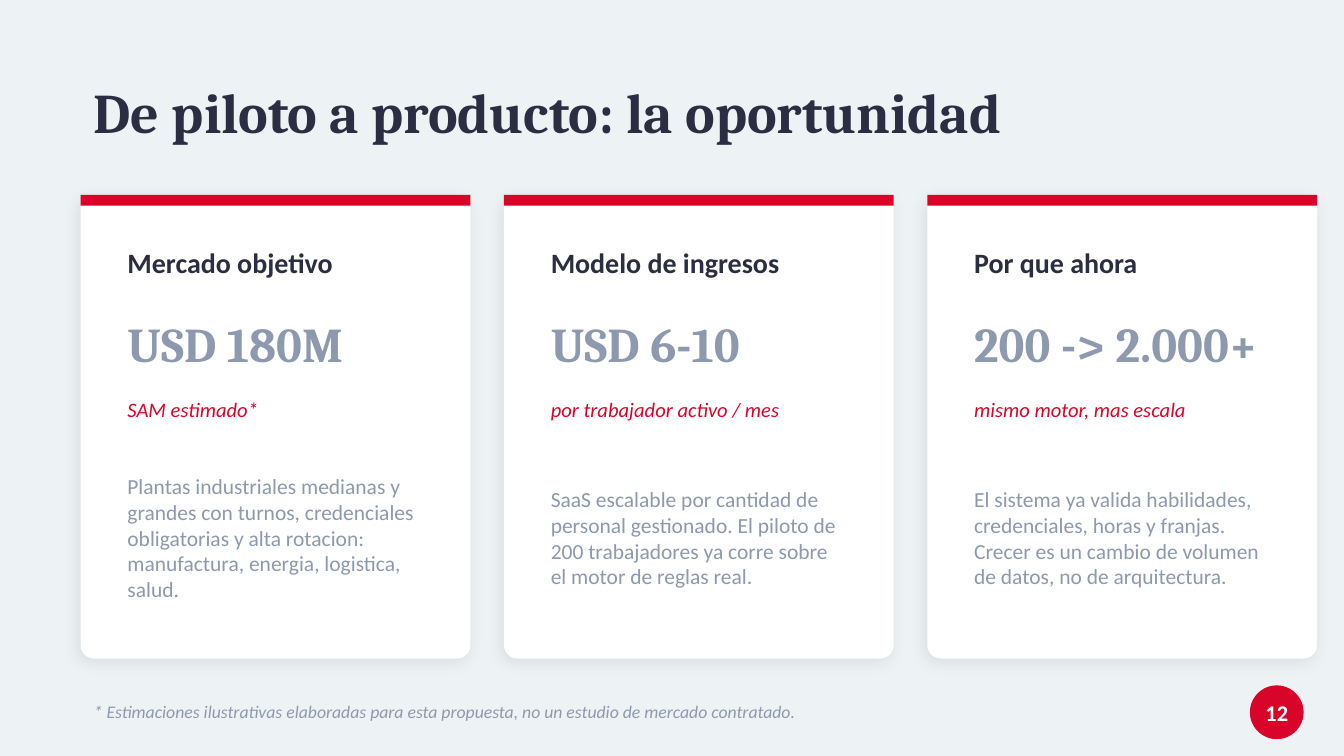
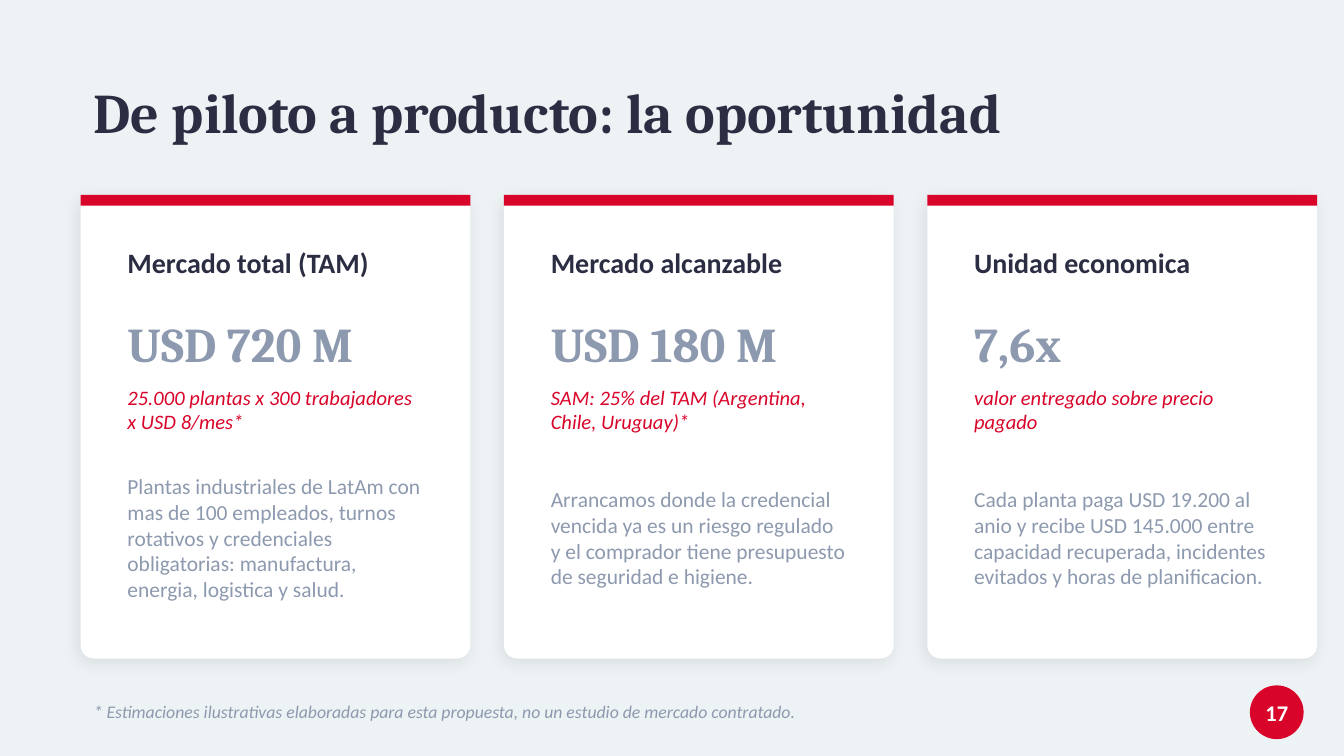
Before and after one commit to tomassalina/tp-gestion-capacidades-inteligente, a slide deck: slide 17 of analisis/presentacion_defensa.pptx (slide 12 before the commit). Drawn at 1344x756 pixels with LibreOffice and Linux fonts; fonts in the diff are those of the drawing. Boxes give left, top, right and bottom in pixels: in the first picture for what was removed or moved away, otherwise in the second. Text is boxed around its words. In the diff, an @@ line names an element or a change of style, - is before the commit and + after.

Commit message:
rearmar la presentacion para una defensa de 15 minutos con enfoque economico
El deck pasa de 13 a 18 diapositivas. Lo que mas crecio es la explicacion de
como se generan los datos, que antes era una sola linea al pie de una
diapositiva y ahora son tres: la escala del piloto, por que instanciamos las
clases reales en vez de escribir los CSV a mano, y las cuatro decisiones del
motor de simulacion (semana a semana con reinicio de horas, 6.000 intentos con
sesgo 86/14, conflictos que son excepciones reales del core, semilla fija).

Ademas se cuantifica todo en dinero. Para que los montos sean auditables y no
numeros sueltos pegados en las diapositivas, los calcula estimar_impacto_economico()
a partir de un diccionario SUPUESTOS declarado en el script, y quedan guardados en
resumen_metricas.json: USD 5,06 M de masa salarial anual en juego, USD 50.600 por
cada punto de utilizacion recuperado, y USD 145.000 de valor anual por planta
contra USD 19.200 de costo. Si alguien discute un supuesto se cambia el valor y se
recalcula la seccion entera.

Se agregan dos diapositivas de negocio (el problema valuado y el impacto sumado),
un divisor de seccion, y los tres hallazgos y el mercado ahora cierran en plata.

```diff
--- a/analisis/presentacion_defensa.pptx
+++ b/analisis/presentacion_defensa.pptx
@@ text at [127,252,368,277]: text changed @@
-Mercado objetivo
+Mercado total (TAM)
@@ text at [551,253,783,273]: text changed @@
-Modelo de ingresos
+Mercado alcanzable
@@ text at [974,253,1190,273]: text changed @@
-Por que ahora
+Unidad economica
@@ text at [127,329,353,362]: text changed @@
-USD 180M
+USD 720 M
@@ text at [551,329,777,362]: text changed @@
-USD 6-10
+USD 180 M
@@ text at [974,329,1061,369]: text changed @@
-200 -> 2.000+
+7,6x
@@ text at [127,390,412,430]: text changed @@
-SAM estimado*
+25.000 plantas x 300 trabajadores x USD 8/mes*
@@ text at [551,390,806,433]: text changed @@
-por trabajador activo / mes
+SAM: 25% del TAM (Argentina, Chile, Uruguay)*
@@ text at [974,390,1213,433]: text changed @@
-mismo motor, mas escala
+valor entregado sobre precio pagado
@@ text at [127,479,421,601]: text changed @@
-Plantas industriales medianas y grandes con turnos, credenciales obligatorias y alta rotacion: manufactura, energia, logistica, salud.
+Plantas industriales de LatAm con mas de 100 empleados, turnos rotativos y credenciales obligatorias: manufactura, energia, logistica y salud.
@@ text at [551,492,845,588]: text changed @@
-SaaS escalable por cantidad de personal gestionado. El piloto de 200 trabajadores ya corre sobre el motor de reglas real.
+Arrancamos donde la credencial vencida ya es un riesgo regulado y el comprador tiene presupuesto de seguridad e higiene.
@@ text at [974,492,1265,588]: text changed @@
-El sistema ya valida habilidades, credenciales, horas y franjas. Crecer es un cambio de volumen de datos, no de arquitectura.
+Cada planta paga USD 19.200 al anio y recibe USD 145.000 entre capacidad recuperada, incidentes evitados y horas de planificacion.
@@ text at [1265,706,1288,721]: text changed @@
-12
+17
```
Also in this commit, not shown: 9 other slides changed, 5 slides added, 2 other files.
